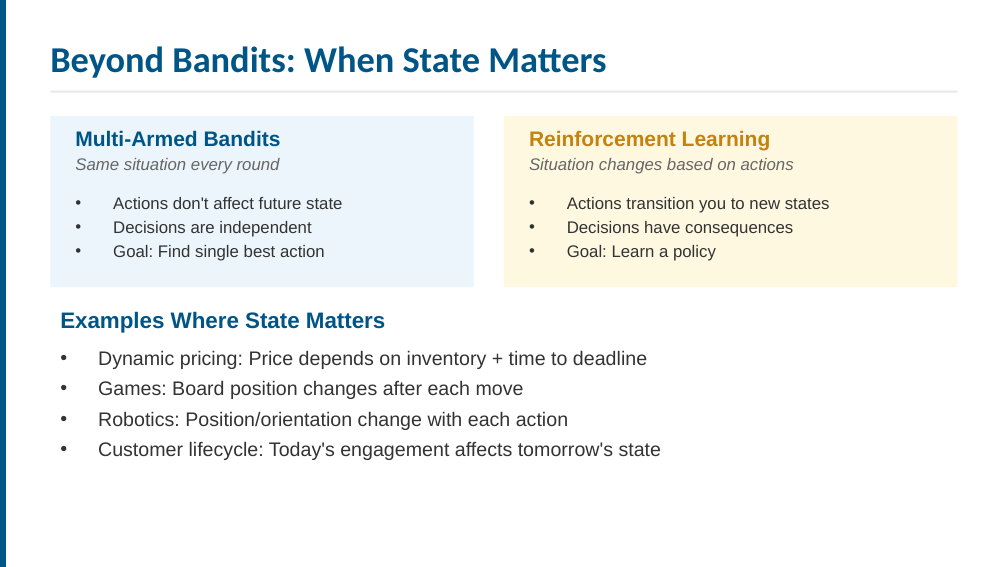
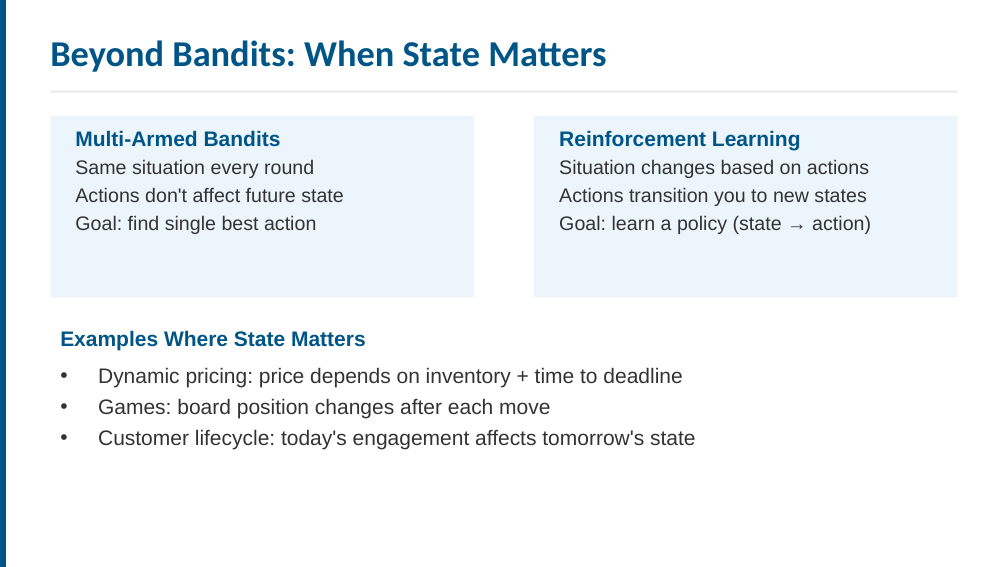
Before and after one commit to ucla-anderson-SSAI/SSAI, a slide deck: slide 23 of Slides/Week4.pptx (slide 21 before the commit). Drawn at 1008x567 pixels with LibreOffice and Linux fonts; fonts in the diff are those of the drawing. Boxes give left, top, right and bottom in pixels: in the first picture for what was removed or moved away, otherwise in the second. Text is boxed around its words. In the diff, an @@ line names an element or a change of style, - is before the commit and + after.

```diff
--- a/Slides/Week4.pptx
+++ b/Slides/Week4.pptx
@@ rectangle resized from (x1=50, y1=116, x2=474, y2=287) to (x1=50, y1=116, x2=474, y2=297) @@
@@ rectangle resized from (x1=504, y1=116, x2=958, y2=287) to (x1=534, y1=116, x2=958, y2=297) @@
@@ rectangle at (x1=534, y1=116, x2=958, y2=297): fill #FFF8E1 to #EBF5FB @@
@@ text "Multi-Armed Bandits" moved from (x1=113, y1=197, x2=342, y2=261) to (x1=75, y1=130, x2=344, y2=234) @@
@@ text at (x1=75, y1=130, x2=314, y2=178): paragraphs added @@
+Multi-Armed Bandits
+Same situation every round
@@ text removed at (x1=529, y1=130, x2=771, y2=151) @@
-Reinforcement Learning
@@ vertical alignment middle to top in 4 elements at (x1=50, y1=40, x2=606, y2=72), (x1=98, y1=367, x2=695, y2=449), (x1=75, y1=130, x2=344, y2=234), (x1=559, y1=130, x2=871, y2=234) @@
@@ text "Reinforcement Learning" moved from (x1=567, y1=197, x2=830, y2=261) to (x1=559, y1=130, x2=871, y2=234) @@
@@ text at (x1=559, y1=130, x2=869, y2=178): paragraphs added @@
+Reinforcement Learning
+Situation changes based on actions
@@ text removed at (x1=75, y1=158, x2=280, y2=174) @@
-Same situation every round
@@ text removed at (x1=529, y1=158, x2=794, y2=174) @@
-Situation changes based on actions
@@ text at (x1=75, y1=187, x2=344, y2=202): size 12 to 14 pt in "Actions don't affect future state"; bullet • to none @@
@@ text at (x1=559, y1=187, x2=866, y2=206): size 12 to 14 pt in "Actions transition you to new states"; bullet • to none @@
@@ text at (x1=75, y1=215, x2=316, y2=234): text changed; size 12 to 14 pt @@
-• Decisions are independent
-• Goal: Find single best action
+Goal: find single best action
@@ text at (x1=559, y1=215, x2=871, y2=234): text changed; size 12 to 14 pt @@
-• Decisions have consequences
-• Goal: Learn a policy
+Goal: learn a policy (state → action)
@@ text "Examples Where State Matters" moved from (x1=60, y1=311, x2=385, y2=333) to (x1=60, y1=330, x2=366, y2=350) @@
@@ text "Examples Where State Matters" at (x1=60, y1=330, x2=366, y2=350): size 16 to 15 pt @@
@@ text at (x1=98, y1=367, x2=695, y2=449): text changed; size 14 to 15 pt @@
-• Dynamic pricing: Price depends on inventory + time to deadline
-• Games: Board position changes after each move
-• Robotics: Position/orientation change with each action
-• Customer lifecycle: Today's engagement affects tomorrow's state
+• Dynamic pricing: price depends on inventory + time to deadline
+• Games: board position changes after each move
+• Customer lifecycle: today's engagement affects tomorrow's state
```
Also in this commit, not shown: 20 other slides changed, 19 slides added, 9 slides removed, 27 other files.
